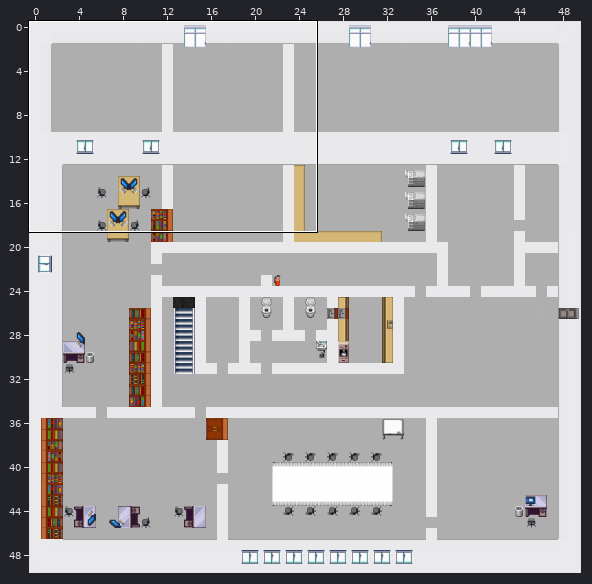
Tiled map (JSON) -- map/baltic.json. Above, an overview of the earlier version with the close-up marked.
Close-up. Before the commit:
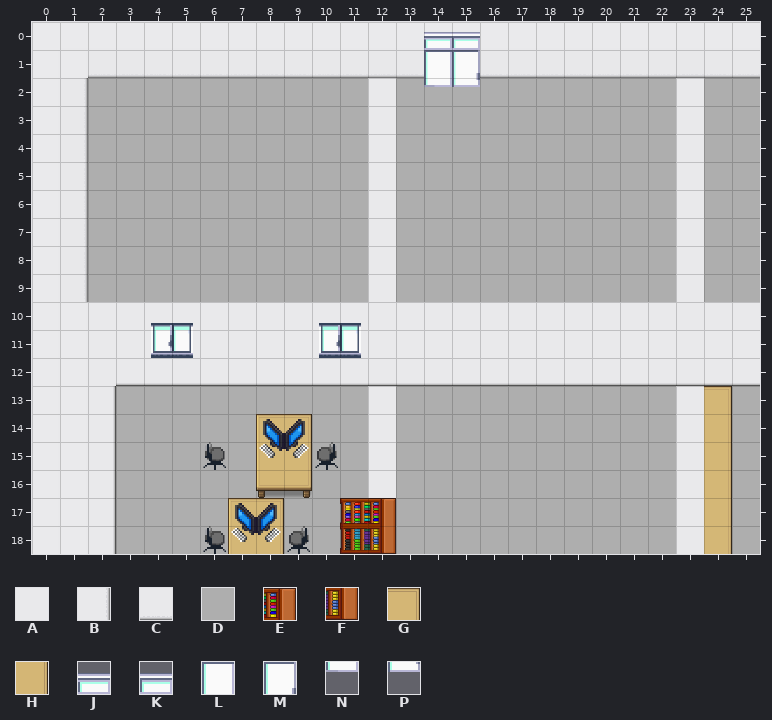
Cells are 32x32 px. Shown: x 0..25, y 0..18. The commit also changed other parts of the map, which this record leaves out.
Key: from "cija_32x32_expansion for Pipoy": A 721, B 722, C 722 turned 90, D 871, E 1283 turned 90, F 1284 turned 90, G 1342, H 1357; from "tilesets_deviant_milkian_1": J 12, K 13, L 28, M 29, N 44, P 45.
_ is an empty cell, # one hidden under a higher layer.
Layers that did not change in this view are not listed.
Layer "bottom" before, first column x 0:
 0 ##########################
 1 ##CCCCCCCCCCCC##CCCCCCCCCC
 2 #BDDDDDDDDDD#DDDDDDDDDD#DD
 3 #BDDDDDDDDDD#DDDDDDDDDD#DD
 4 #BDDDDDDDDDD#DDDDDDDDDD#DD
 5 #BDDDDDDDDDD#DDDDDDDDDD#DD
 6 #BDDDDDDDDDD#DDDDDDDDDD#DD
 7 #BDDDDDDDDDD#DDDDDDDDDD#DD
 8 #BDDDDDDDDDD#DDDDDDDDDD#DD
 9 #BDDDDDDDDDD#DDDDDDDDDD#DD
10 ##########################
11 ##########################
Layer "bottomWall" before, first column x 10:
 0 ________________
 1 ________________
 2 __A__________A__
 3 __A__________A__
 4 __A__________A__
 5 __A__________A__
 6 __A__________A__
 7 __A__________A__
 8 __A__________A__
 9 __A__________A__
10 AAAAAAAAAAAAAAAA
11 AAAAAAAAAAAAAAAA
Layer "topwall" before, first column x 0:
 0 AAAAAAAAAAAAAAAAAAAAAAAAAA
 1 AA________________________
 2 A_________________________
 3 A_________________________
 4 A_________________________
 5 A_________________________
 6 A_________________________
 7 A_________________________
 8 A_________________________
 9 A_________________________
10 A_________________________
11 A_________________________
Layer "objects" before, first column x 12:
 4 _____________
 5 _____________
 6 _____________
 7 _____________
 8 _____________
 9 _____________
10 _____________
11 _____________
12 _____________
13 ____________G
14 ____________H
15 ____________H
16 ____________H
17 E___________H
18 F___________H
Layer "top" before, first column x 12:
0 __JK______
1 __LM______
2 __NP______
3 __________
4 __________
Now the later version:
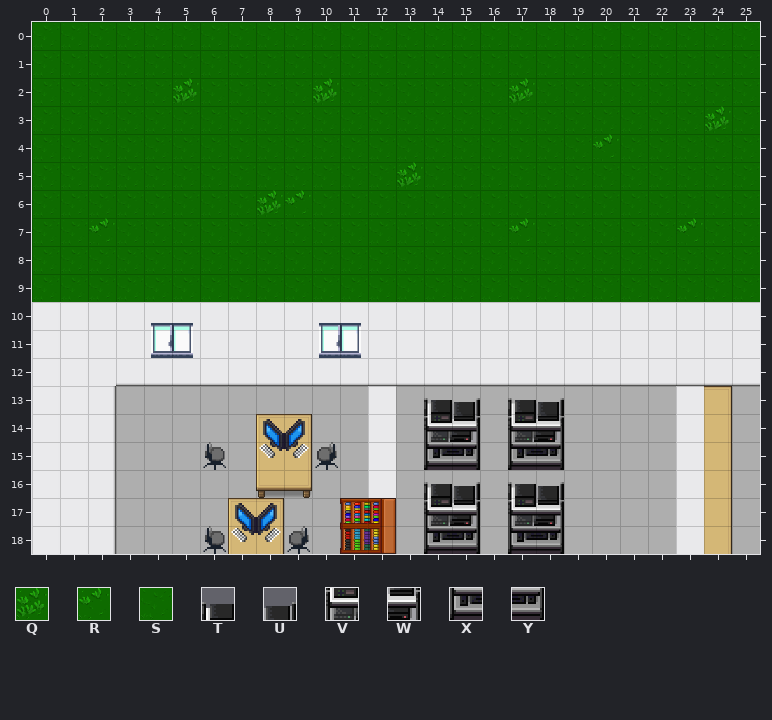
Further tiles: from "floortileset": Q 16, R 18, S 19; from "tilesets_deviant_milkian_1": T 193, U 194, V 209, W 210, X 225, Y 226.
From old to new:
{"where": "layer \"bottom\""}
{"y":0,"x":0,"old":"##########################","new":"SSSSSSSSSSSSSSSSSSSSSSSSSS"}
{"y":1,"x":0,"old":"##CCCCCCCCCCCC##CCCCCCCCCC","new":"SSSSSSSSSSSSSSSSSSSSSSSSSS"}
{"y":2,"x":0,"old":"#BDDDDDDDDDD#DDDDDDDDDD#DD","new":"SSSSSQSSSSQSSSSSSQSSSSSSSS"}
{"y":3,"x":0,"old":"#BDDDDDDDDDD#DDDDDDDDDD#DD","new":"SSSSSSSSSSSSSSSSSSSSSSSSQS"}
{"y":4,"x":0,"old":"#BDDDDDDDDDD#DDDDDDDDDD#DD","new":"SSSSSSSSSSSSSSSSSSSSRSSSSS"}
{"y":5,"x":0,"old":"#BDDDDDDDDDD#DDDDDDDDDD#DD","new":"SSSSSSSSSSSSSQSSSSSSSSSSSS"}
{"y":6,"x":0,"old":"#BDDDDDDDDDD#DDDDDDDDDD#DD","new":"SSSSSSSSQRSSSSSSSSSSSSSSSS"}
{"y":7,"x":0,"old":"#BDDDDDDDDDD#DDDDDDDDDD#DD","new":"SSRSSSSSSSSSSSSSSRSSSSSRSS"}
{"y":8,"x":0,"old":"#BDDDDDDDDDD#DDDDDDDDDD#DD","new":"SSSSSSSSSSSSSSSSSSSSSSSSSS"}
{"y":9,"x":0,"old":"#BDDDDDDDDDD#DDDDDDDDDD#DD","new":"SSSSSSSSSSSSSSSSSSSSSSSSSS"}
{"where": "layer \"bottomWall\""}
{"y":2,"x":12,"old":"A","new":"_"}
{"y":2,"x":23,"old":"A","new":"_"}
{"y":3,"x":12,"old":"A","new":"_"}
{"y":3,"x":23,"old":"A","new":"_"}
{"y":4,"x":12,"old":"A","new":"_"}
{"y":4,"x":23,"old":"A","new":"_"}
{"y":5,"x":12,"old":"A","new":"_"}
{"y":5,"x":23,"old":"A","new":"_"}
{"y":6,"x":12,"old":"A","new":"_"}
{"y":6,"x":23,"old":"A","new":"_"}
{"y":7,"x":12,"old":"A","new":"_"}
{"y":7,"x":23,"old":"A","new":"_"}
{"y":8,"x":12,"old":"A","new":"_"}
{"y":8,"x":23,"old":"A","new":"_"}
{"y":9,"x":12,"old":"A","new":"_"}
{"y":9,"x":23,"old":"A","new":"_"}
{"where": "layer \"topwall\""}
{"y":0,"x":0,"old":"AAAAAAAAAAAAAAAAAAAAAAAAAA","new":"__________________________"}
{"y":1,"x":0,"old":"AA","new":"__"}
{"y":2,"x":0,"old":"A","new":"_"}
{"y":3,"x":0,"old":"A","new":"_"}
{"y":4,"x":0,"old":"A","new":"_"}
{"y":5,"x":0,"old":"A","new":"_"}
{"y":6,"x":0,"old":"A","new":"_"}
{"y":7,"x":0,"old":"A","new":"_"}
{"y":8,"x":0,"old":"A","new":"_"}
{"y":9,"x":0,"old":"A","new":"_"}
{"where": "layer \"objects\""}
{"y":13,"x":14,"old":"__","new":"TU"}
{"y":13,"x":17,"old":"__","new":"TU"}
{"y":14,"x":14,"old":"__","new":"VW"}
{"y":14,"x":17,"old":"__","new":"VW"}
{"y":15,"x":14,"old":"__","new":"XY"}
{"y":15,"x":17,"old":"__","new":"XY"}
{"y":16,"x":14,"old":"__","new":"TU"}
{"y":16,"x":17,"old":"__","new":"TU"}
{"y":17,"x":14,"old":"__","new":"VW"}
{"y":17,"x":17,"old":"__","new":"VW"}
{"y":18,"x":14,"old":"__","new":"XY"}
{"y":18,"x":17,"old":"__","new":"XY"}
{"where": "layer \"top\""}
{"y":0,"x":14,"old":"JK","new":"__"}
{"y":1,"x":14,"old":"LM","new":"__"}
{"y":2,"x":14,"old":"NP","new":"__"}
